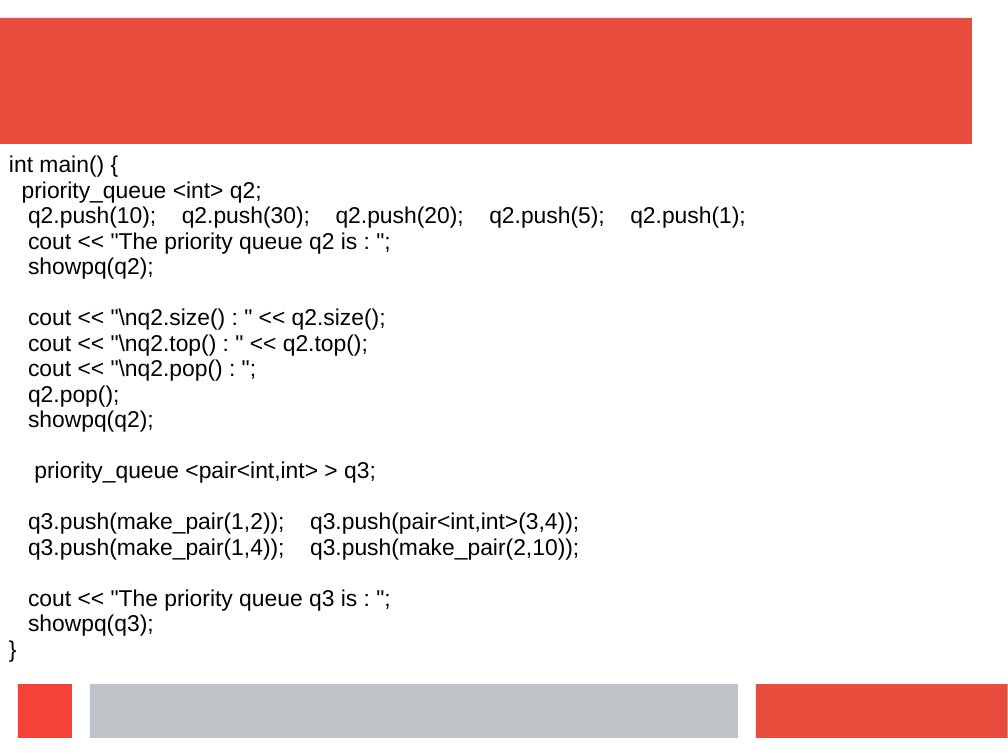
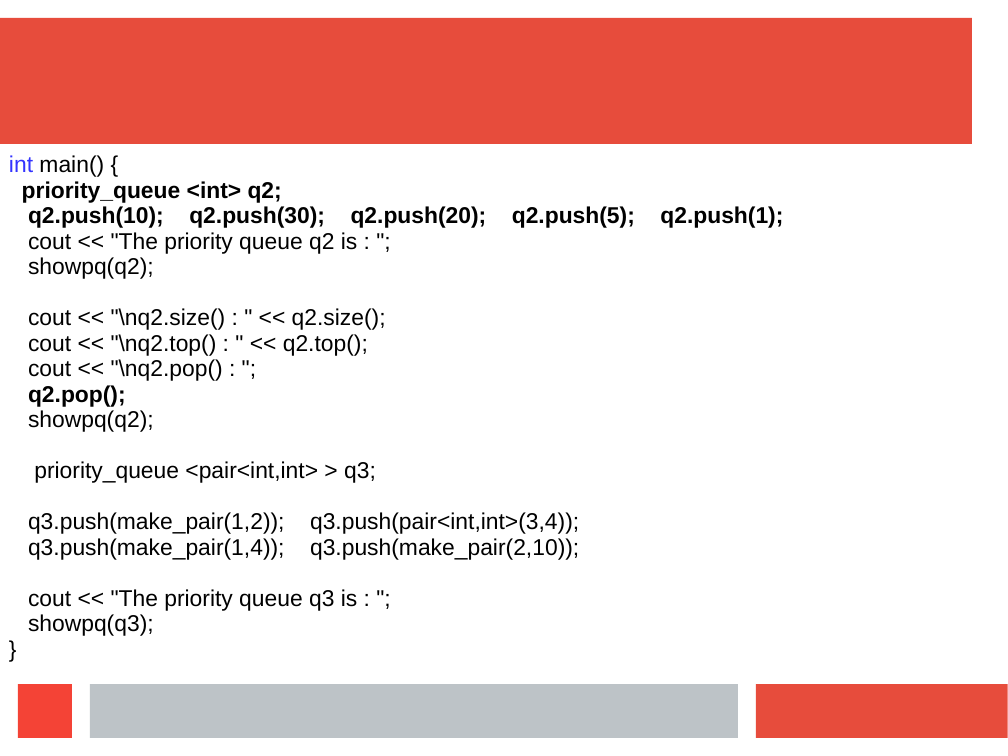
Before and after one commit to mecchmatProjects/CppCourse, a slide deck: slide 16 of Lect12/CppUkrTutor12_1.ppt. Drawn at 1008x756 pixels with LibreOffice and Linux fonts; fonts in the diff are those of the drawing. Boxes give left, top, right and bottom in pixels: in the first picture for what was removed or moved away, otherwise in the second. Text is boxed around its words. In the diff, an @@ line names an element or a change of style, - is before the commit and + after.

```diff
--- a/Lect12/CppUkrTutor12_1.ppt
+++ b/Lect12/CppUkrTutor12_1.ppt
@@ text "int main() {" at box(9, 155, 579, 636): text colour #000000 to #3333FF in "int"; bold on in "priority_queue <int> q2;", "q2.push(10); q2.push(30); q2.push(20); q2.push(5); q2.push(1 ...", "q2.pop();" @@
```
Also in this commit, not shown: 11 other slides changed, 4 other files.
